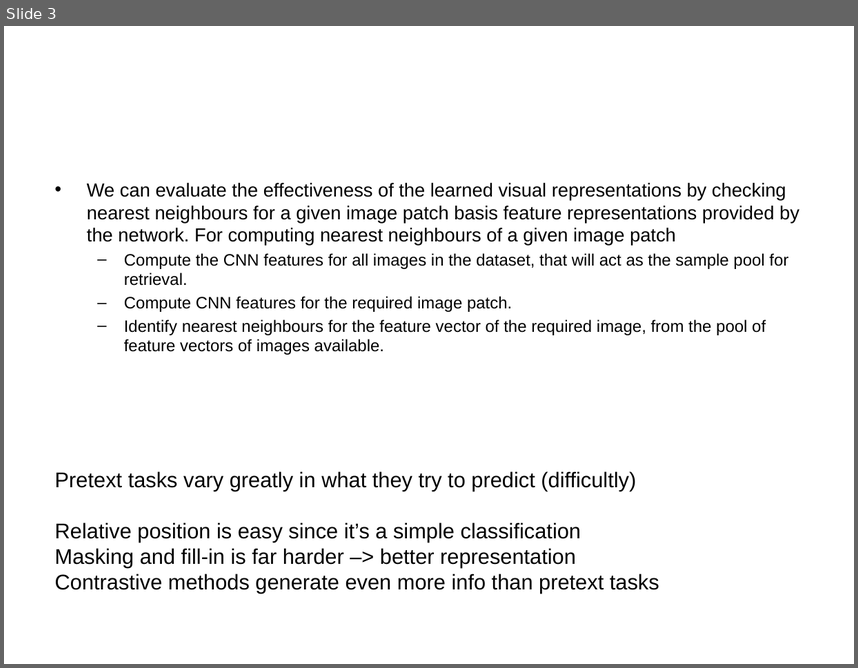
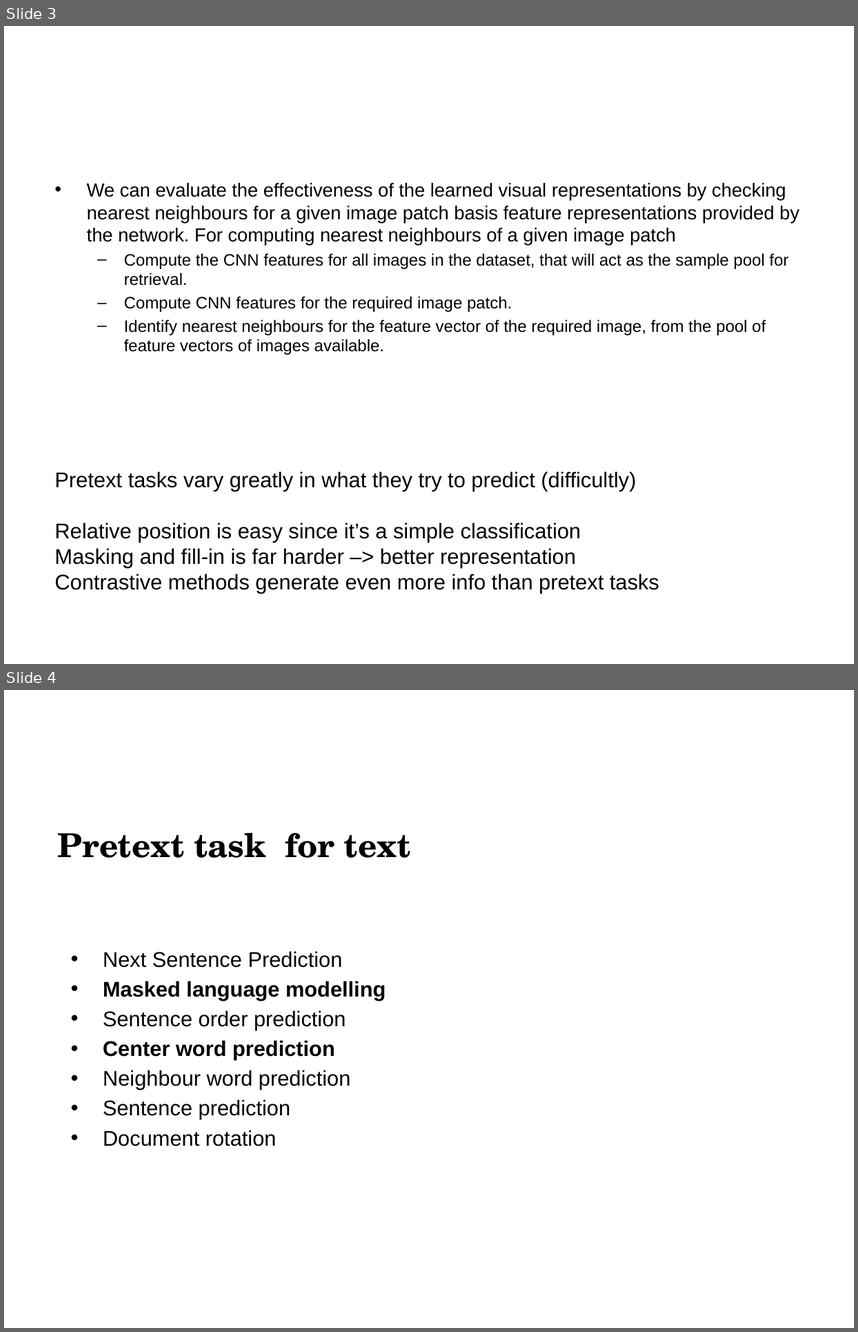
Before and after one commit to VarunBohara/Mini-Project-Documents, a slide deck: SSl2.pptx. Shown one above the other, each under a label of ours: slide 3 before the commit, slides 3 and 4 after it. The pictures are 858x668 and 858x1332 pixels, drawn with LibreOffice and Linux fonts; fonts in the diff are those of the drawing. Boxes give left, top, right and bottom in pixels: in the first picture for what was removed or moved away, otherwise in the second. Text is boxed around its words. In the diff, an @@ line names an element or a change of style, - is before the commit and + after.

```diff
--- a/SSl2.pptx
+++ b/SSl2.pptx
@@ slide 4 added at box(4, 690, 854, 1328), background #FFFFFF @@
@@ title added at box(58, 833, 411, 858), 27.9 pt, text #000000, bold @@
+Pretext task for text
@@ text added at box(103, 951, 386, 1146), 18 pt, text #000000 @@
+• Next Sentence Prediction
+• Masked language modelling
+• Sentence order prediction
+• Center word prediction
+• Neighbour word prediction
+• Sentence prediction
+• Document rotation
```
Also in this commit, not shown: 1 other slide added.
